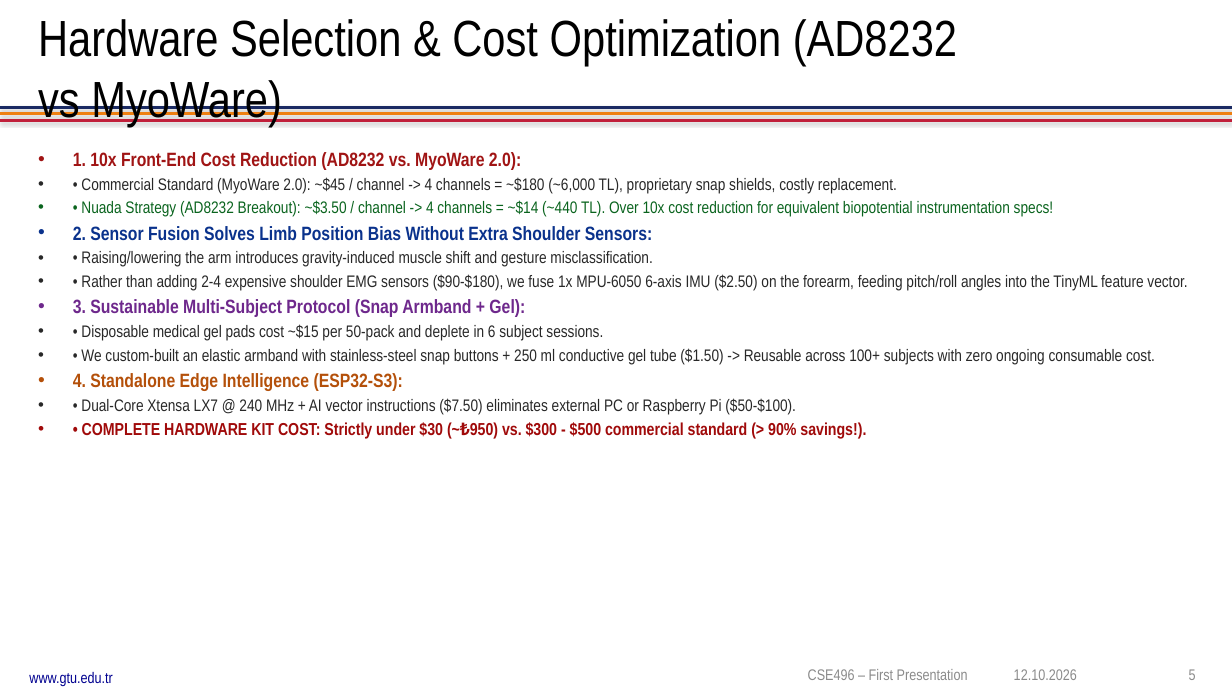
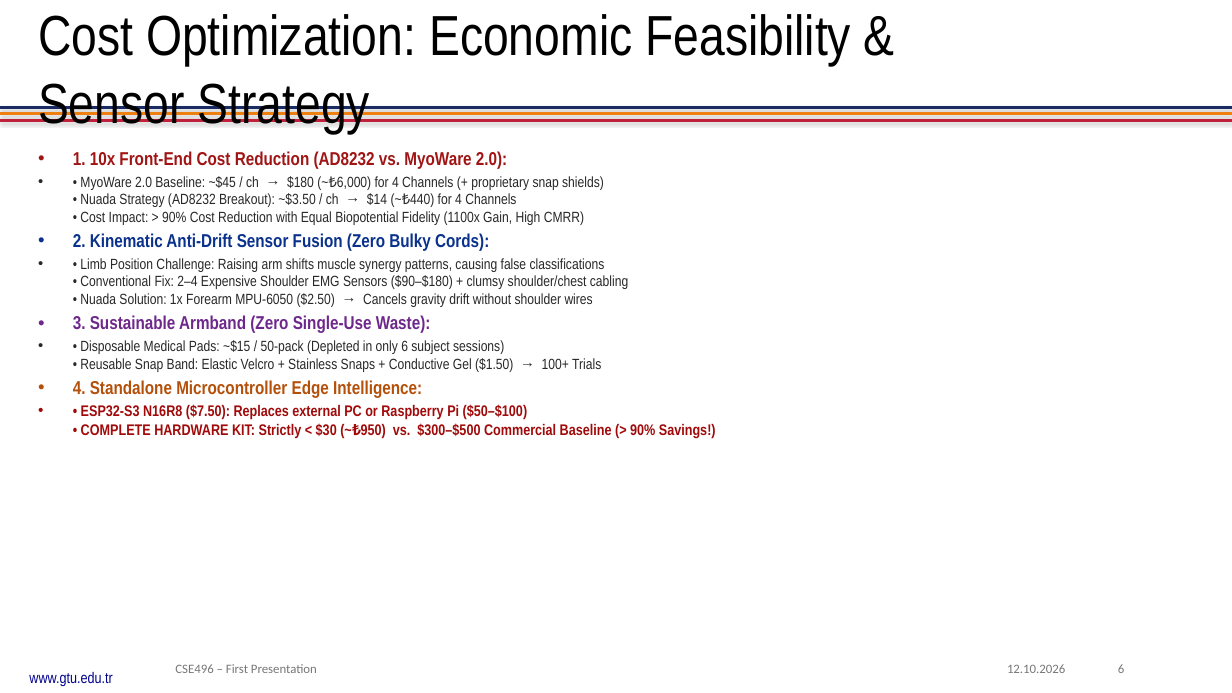
Before and after one commit to nziyak/nuada-bionic-hand-tinyml, a slide deck: slide 6 of docs/presentations/Nuada_Bionic_Hand_Project_Proposal_Presentation.pptx (slide 5 before the commit). Drawn at 1232x693 pixels with LibreOffice and Linux fonts; fonts in the diff are those of the drawing; background and template pictures are left out. Boxes give left, top, right and bottom in pixels: in the first picture for what was removed or moved away, otherwise in the second. Text is boxed around its words. In the diff, an @@ line names an element or a change of style, - is before the commit and + after.

```diff
--- a/docs/presentations/Nuada_Bionic_Hand_Project_Proposal_Presentation.pptx
+++ b/docs/presentations/Nuada_Bionic_Hand_Project_Proposal_Presentation.pptx
@@ title at bbox=[38, 14, 851, 133]: text changed; size 39.6 to 44 pt @@
-Hardware Selection & Cost Optimization (AD8232 vs MyoWare)
+Cost Optimization: Economic Feasibility & Sensor Strategy
@@ text at bbox=[73, 176, 716, 438]: text changed; size 13 to 11.5 pt @@
-• • Commercial Standard (MyoWare 2.0): ~$45 / channel -> 4 channels = ~$180 (~6,000 TL), proprietary snap shields, costly replacement.
-• • Nuada Strategy (AD8232 Breakout): ~$3.50 / channel -> 4 channels = ~$14 (~440 TL). Over 10x cost reduction for equivalent biopotential instrumentation specs!
-• 2. Sensor Fusion Solves Limb Position Bias Without Extra Shoulder Sensors:
-• • Raising/lowering the arm introduces gravity-induced muscle shift and gesture misclassification.
-• • Rather than adding 2-4 expensive shoulder EMG sensors ($90-$180), we fuse 1x MPU-6050 6-axis IMU ($2.50) on the forearm, feeding pitch/roll angles into the TinyML feature vector.
-• 3. Sustainable Multi-Subject Protocol (Snap Armband + Gel):
-• • Disposable medical gel pads cost ~$15 per 50-pack and deplete in 6 subject sessions.
-• • We custom-built an elastic armband with stainless-steel snap buttons + 250 ml conductive gel tube ($1.50) -> Reusable across 100+ subjects with zero ongoing consumable cost.
-• 4. Standalone Edge Intelligence (ESP32-S3):
-• • Dual-Core Xtensa LX7 @ 240 MHz + AI vector instructions ($7.50) eliminates external PC or Raspberry Pi ($50-$100).
-• • COMPLETE HARDWARE KIT COST: Strictly under $30 (~₺950) vs. $300 - $500 commercial standard (> 90% savings!).
+• • MyoWare 2.0 Baseline: ~$45 / ch → $180 (~₺6,000) for 4 Channels (+ proprietary snap shields)
+  • Nuada Strategy (AD8232 Breakout): ~$3.50 / ch → $14 (~₺440) for 4 Channels
+  • Cost Impact: > 90% Cost Reduction with Equal Biopotential Fidelity (1100x Gain, High CMRR)
+• 2. Kinematic Anti-Drift Sensor Fusion (Zero Bulky Cords):
+• • Limb Position Challenge: Raising arm shifts muscle synergy patterns, causing false classifications
+  • Conventional Fix: 2–4 Expensive Shoulder EMG Sensors ($90–$180) + clumsy shoulder/chest cabling
+  • Nuada Solution: 1x Forearm MPU-6050 ($2.50) → Cancels gravity drift without shoulder wires
+• 3. Sustainable Armband (Zero Single-Use Waste):
+• • Disposable Medical Pads: ~$15 / 50-pack (Depleted in only 6 subject sessions)
+  • Reusable Snap Band: Elastic Velcro + Stainless Snaps + Conductive Gel ($1.50) → 100+ Trials
+• 4. Standalone Microcontroller Edge Intelligence:
+• • ESP32-S3 N16R8 ($7.50): Replaces external PC or Raspberry Pi ($50–$100)
+  • COMPLETE HARDWARE KIT: Strictly < $30 (~₺950) vs. $300–$500 Commercial Baseline (> 90% Savings!)
@@ text at bbox=[73, 151, 507, 169]: size 15 to 14.5 pt in "1. 10x Front-End Cost Reduction (AD8232 vs. ..." @@
@@ text "CSE496 – First Presentation" at bbox=[175, 664, 317, 673]: size 12 to 10 pt, font Arial Narrow to Calibri, text colour #8C8C8C to #787878; alignment right to left; vertical alignment middle to top @@
@@ text "12.10.2026": place and size @@
-text "12.10.2026" at bbox=[1014, 669, 1077, 680]
+text "12.10.2026" at bbox=[1007, 664, 1065, 673]
@@ text "12.10.2026" at bbox=[1007, 664, 1065, 673]: size 12 to 10 pt, font Arial Narrow to Calibri, text colour #8C8C8C to #787878; vertical alignment middle to top @@
@@ text "6" at bbox=[1118, 664, 1124, 673]: vertical alignment middle to top @@
@@ text at bbox=[1118, 664, 1124, 673]: text changed; size 12 to 10 pt; font Arial Narrow to Calibri; text colour #8C8C8C to #787878 @@
-5
+6
```
Also in this commit, not shown: 11 other slides changed, 2 slides added, 2 other files.
